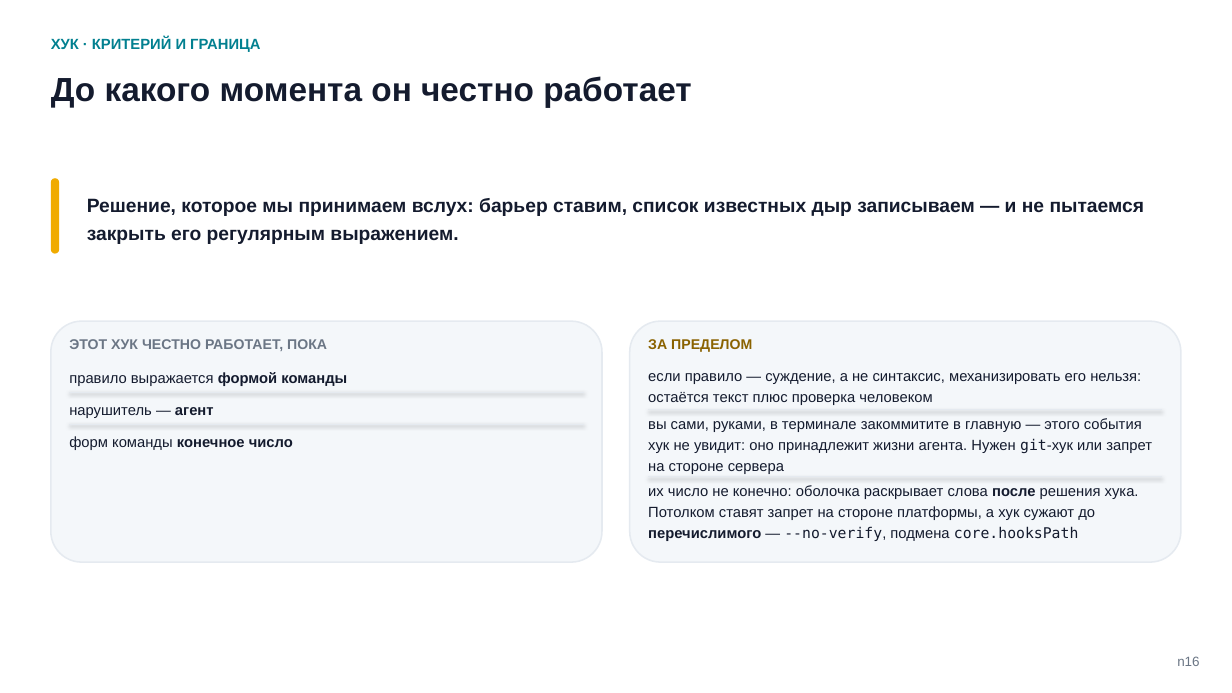
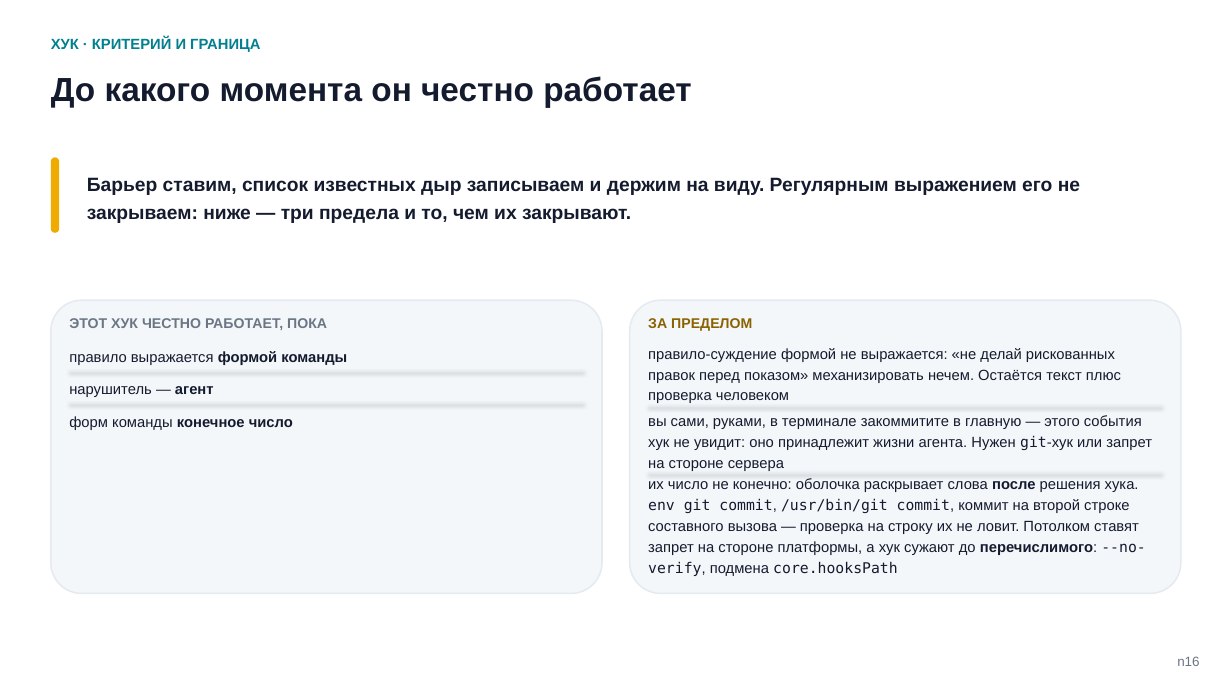
Before and after one commit to tellina-study/AI-usage-lessons, a slide deck: slide 15 of library/seminars/sem-05/rendered/sem-05.pptx. Drawn at 1232x693 pixels with LibreOffice and Linux fonts; fonts in the diff are those of the drawing. Boxes give left, top, right and bottom in pixels: in the first picture for what was removed or moved away, otherwise in the second. Text is boxed around its words. In the diff, an @@ line names an element or a change of style, - is before the commit and + after.

Commit message:
Кейс 1 доехал целиком: разбор по единой форме без подсветки, проектирование на три решения, готовый файл блоками #211

```diff
--- a/library/seminars/sem-05/rendered/sem-05.pptx
+++ b/library/seminars/sem-05/rendered/sem-05.pptx
@@ 5 texts, 2 lines, 1 rounded rectangle: place and size @@
-5 texts, 2 lines, 1 rounded rectangle at [51, 178, 752, 450]
+5 texts, 2 lines, 1 rounded rectangle at [51, 157, 752, 430]
@@ text at [87, 177, 1080, 223]: text changed @@
-Решение, которое мы принимаем вслух: барьер ставим, список известных дыр записываем — и не пытаемся закрыть его регулярным выражением.
+Барьер ставим, список известных дыр записываем и держим на виду. Регулярным выражением его не закрываем: ниже — три предела и то, чем их закрывают.
@@ rounded rectangle: place and size @@
-rounded rectangle at [51, 322, 602, 563]
+rounded rectangle at [51, 300, 602, 593]
@@ rounded rectangle at [51, 300, 602, 593]: proportions changed @@
@@ rounded rectangle at [630, 300, 1181, 593]: proportions changed @@
@@ rounded rectangle: place and size @@
-rounded rectangle at [630, 322, 1181, 563]
+rounded rectangle at [630, 300, 1181, 593]
@@ text at [648, 348, 1121, 403]: text changed @@
-если правило — суждение, а не синтаксис, механизировать его нельзя: остаётся текст плюс проверка человеком
+правило-суждение формой не выражается: «не делай рискованных правок перед показом» механизировать нечем. Остаётся текст плюс проверка человеком
@@ line moved from (648, 477) - (1163, 477) to (648, 473) - (1163, 473) @@
@@ text at [648, 478, 1145, 576]: text changed @@
-их число не конечно: оболочка раскрывает слова после решения хука. Потолком ставят запрет на стороне платформы, а хук сужают до перечислимого — --no-verify, подмена core.hooksPath
+их число не конечно: оболочка раскрывает слова после решения хука. env git commit, /usr/bin/git commit, коммит на второй строке составного вызова — проверка на строку их не ловит. Потолком ставят запрет на стороне платформы, а хук сужают до перечислимого: --no-verify, подмена core.hooksPath
```
Also in this commit, not shown: 2 other slides changed, 4 slides added, 4 slides removed, 10 other files.
